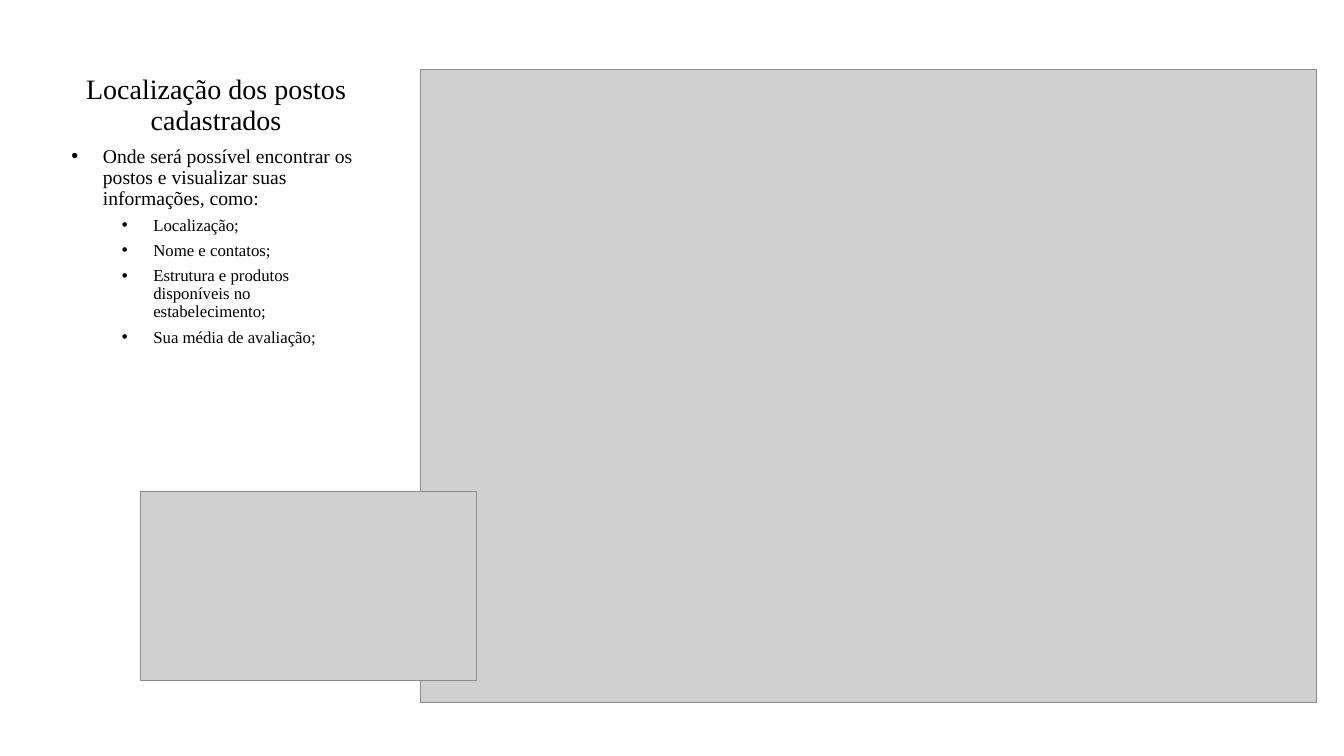
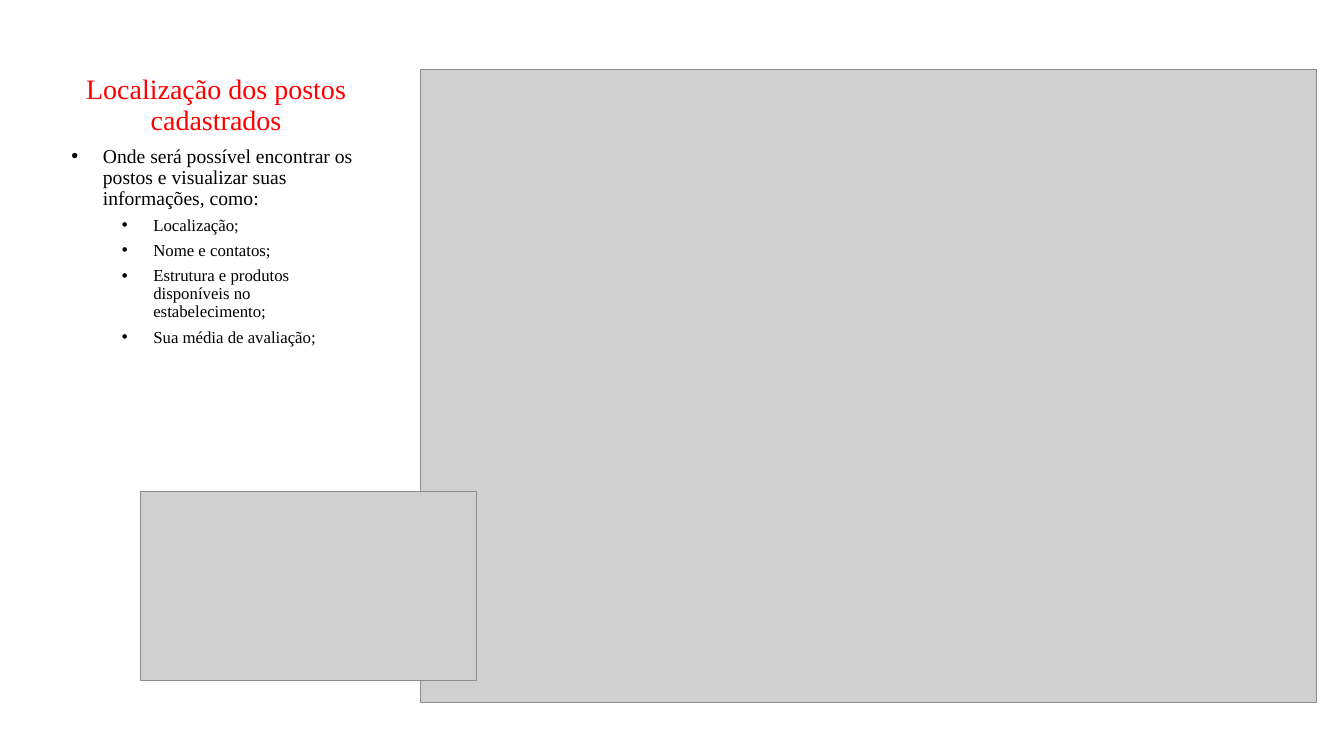
Before and after one commit to ICEI-PUC-Minas-PMV-ADS/pmv-ads-2021-2-e1-proj-web-t5-g3-controle-precos, a slide deck: slide 2 of Apresentação do projeto.pptx. Drawn at 1344x756 pixels with LibreOffice and Linux fonts; fonts in the diff are those of the drawing; grey boxes stand for pictures. Boxes give left, top, right and bottom in pixels: in the first picture for what was removed or moved away, otherwise in the second. Text is boxed around its words. In the diff, an @@ line names an element or a change of style, - is before the commit and + after.

```diff
--- a/Apresentação do projeto.pptx
+++ b/Apresentação do projeto.pptx
@@ title "Localização dos postos cadastrados" at <box>86,79,346,131</box>: text colour #000000 to #FF0000 @@
```
Also in this commit, not shown: 4 other slides changed.
